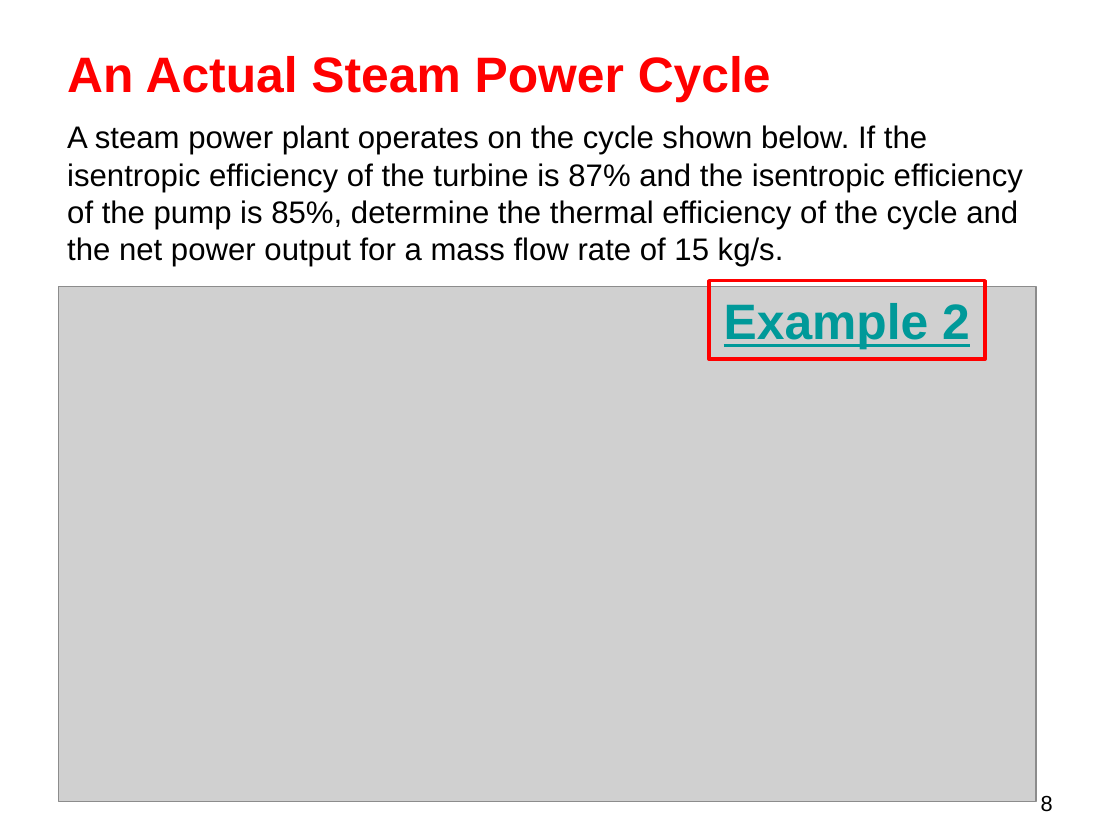
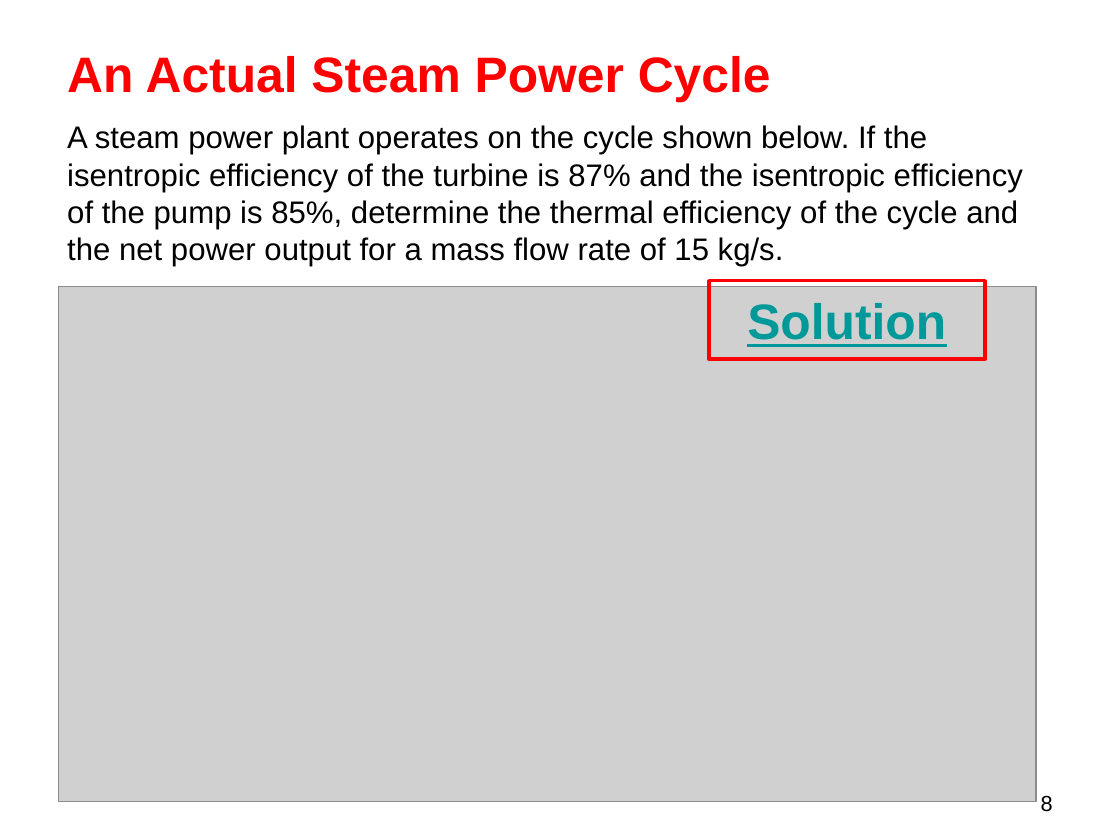
Before and after one commit to longapalooza/ENGR222, a slide deck: slide 8 of 18.The Rankine Cycle.pptx. Drawn at 1120x840 pixels with LibreOffice and Linux fonts; fonts in the diff are those of the drawing; grey boxes stand for pictures. Boxes give left, top, right and bottom in pixels: in the first picture for what was removed or moved away, otherwise in the second. Text is boxed around its words. In the diff, an @@ line names an element or a change of style, - is before the commit and + after.

```diff
--- a/18.The Rankine Cycle.pptx
+++ b/18.The Rankine Cycle.pptx
@@ title at (x1=747, y1=303, x2=946, y2=347): text changed @@
-Example 2
+Solution
```
Also in this commit, not shown: 2 other slides changed.
